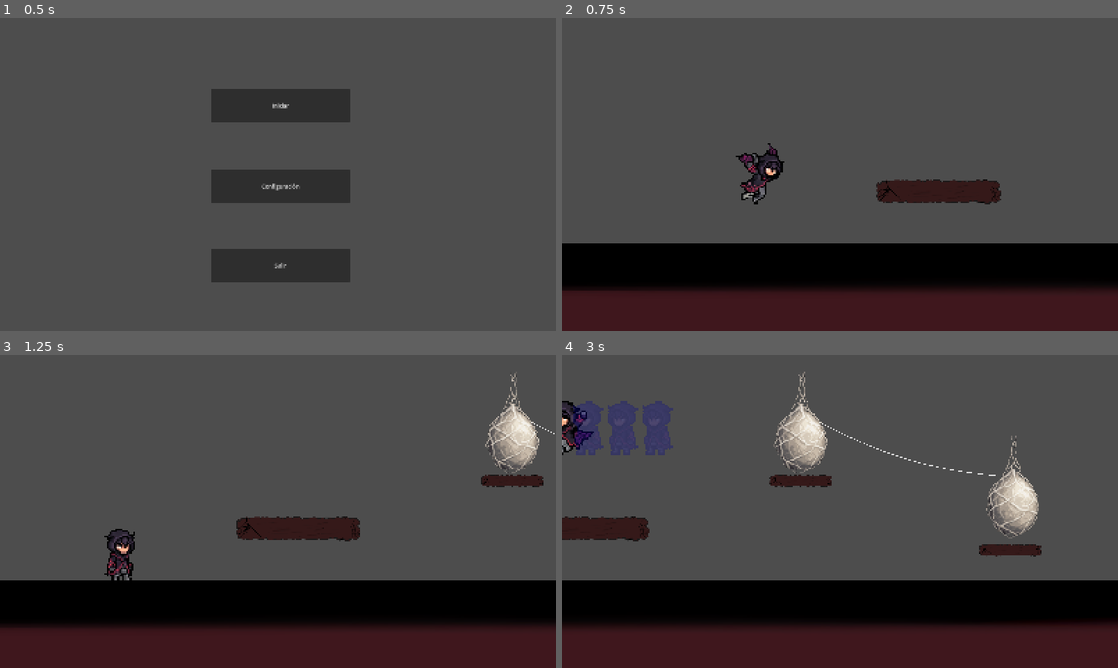
Above: before the commit, frames 1-4 (two rows, left to right).
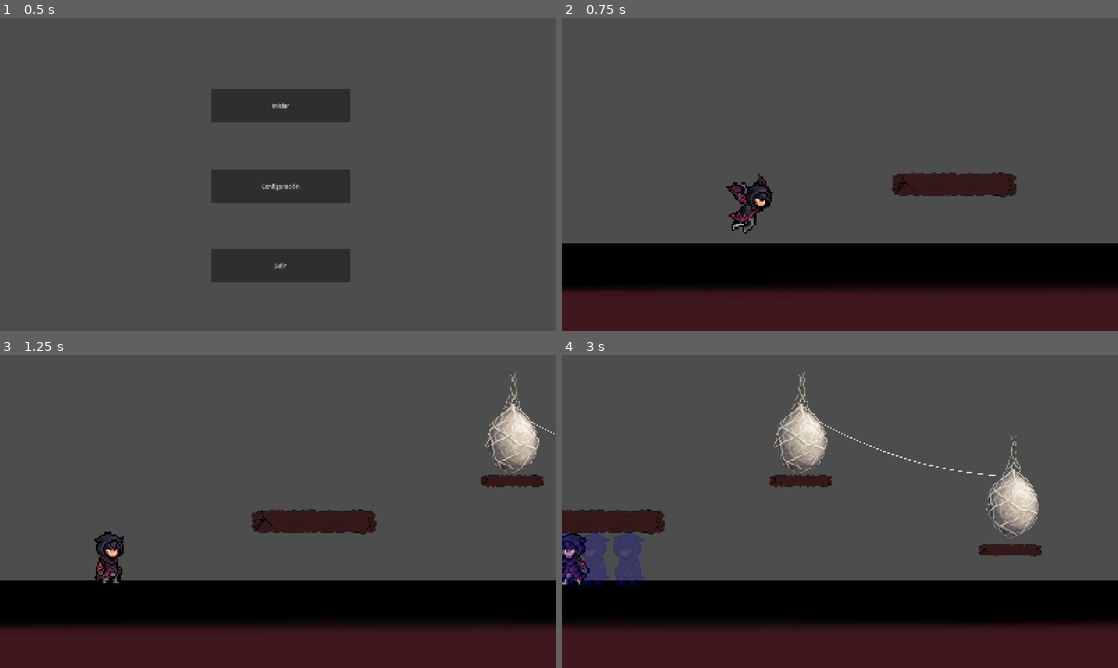
Above: after the commit, the same moments.

Repository: angiea13/FERIA-GAMER-2026-30
Game: Godot game, scene res://scenes/game.tscn
Two runs of this game, one before a commit and one after it. Both use one fixed random seed, a clock stepped at 60 frames per second and the inputs below.
Inputs:
- Up to frame 1 (0.5 s): no input
- Up to frame 2 (0.75 s): click "Iniciar" at 0.5 s
- Up to frame 3 (1.25 s): no input
- Up to frame 4 (3 s): hold D (move_right) 1.28-2.78 s; tap W (jump) at 1.35, 1.52, 1.82, 2.27, 2.3, 2.57 s; tap Z (atacar) at 2.1 s; hold A (move_left) from 2.78 s (still down); tap C (hacer_dash) at 2.85 s

Frame 1 is identical in both runs. In frame 2, 2.6% of the frame differs, in the area x 29-82%, y 40-69%; in frame 3, 2.2%; in frame 4, 3.0%, in the area x 0-20%, y 14-74%.

Commit message:
Se agrego Coyote time, deslizarse por paredes y saltar desde las paredes

Diff:
--- a/project.godot
+++ b/project.godot
@@ -63,6 +63,15 @@
 "events": [Object(InputEventKey,"resource_local_to_scene":false,"resource_name":"","device":-1,"window_id":0,"alt_press …(192 unchanged characters)…
 ]
 }
+"Guardar Partida"={
+"deadzone": 0.2,
+"events": [Object(InputEventKey,"resource_local_to_scene":false,"resource_name":"","device":-1,"window_id":0,"alt_pressed":false,"shift_pressed":false,"ctrl_pressed":false,"meta_pressed":false,"pressed":false,"keycode":0,"physical_keycode":4194336,"key_label":0,"unicode":0,"location":0,"echo":false,"script":null)
+]
+}
+"Cargar Partida"={
+"deadzone": 0.2,
+"events": []
+}
 
 [physics]
 
--- /dev/null
+++ b/scenes/Configuraciones.tscn
@@ -0,0 +1,3 @@
+[gd_scene format=3 uid="uid://cxjtkrcvqog7p"]
+
+[node name="Configuraciones" type="Node2D" unique_id=1502374827]
--- a/scenes/level_1.tscn
+++ b/scenes/level_1.tscn
@@ -16,11 +16,11 @@
 [node name="AutoScrollLevel" parent="." unique_id=413652132 instance=ExtResource("1_rus8k")]
 
 [node name="Plataforma" parent="." unique_id=2092135741 instance=ExtResource("2_5xbjy")]
-position = Vector2(358, -151)
+position = Vector2(403, -171)
 scale = Vector2(2, 2)
 
 [node name="Player" parent="." unique_id=1446005476 instance=ExtResource("3_4nkto")]
-position = Vector2(-155, -179)
+position = Vector2(-186, -103)
 scale = Vector2(0.5, 0.5)
 
 [node name="Plataforma2" parent="." unique_id=1661262514 instance=ExtResource("2_5xbjy")]
@@ -35,3 +35,7 @@
 
 [node name="Plataforma3" parent="." unique_id=337692069 instance=ExtResource("2_5xbjy")]
 position = Vector2(1577, -89)
+
+[node name="Plataforma4" parent="." unique_id=1519296238 instance=ExtResource("2_5xbjy")]
+position = Vector2(4430.0005, -319)
+scale = Vector2(20, 20)
--- a/scenes/player.tscn
+++ b/scenes/player.tscn
@@ -161,6 +161,7 @@
 
 [node name="AnimatedSprite2D" type="AnimatedSprite2D" parent="." unique_id=1069817929]
 material = SubResource("ShaderMaterial_8mdrf")
+position = Vector2(1, 21)
 sprite_frames = SubResource("SpriteFrames_uii18")
 animation = &"jump"
 autoplay = "idle"
@@ -177,4 +178,17 @@
 duracion = 0.18
 
 [node name="Armas" parent="." unique_id=759737048 instance=ExtResource("7_fjrip")]
-position = Vector2(55, 81.00001)
+position = Vector2(79, 37)
+
+[node name="Coyote" type="RayCast2D" parent="." unique_id=186597257]
+position = Vector2(-137, 6)
+target_position = Vector2(0, 157)
+
+[node name="Brincar" type="RayCast2D" parent="." unique_id=1753868723]
+position = Vector2(-1, 1)
+target_position = Vector2(104, 0)
+
+[node name="Deslizarse" type="RayCast2D" parent="." unique_id=923131484]
+position = Vector2(5, 0)
+rotation = 4.712389
+target_position = Vector2(7.0356793e-07, 59)
--- a/scripts/menu_principal.gd
+++ b/scripts/menu_principal.gd
@@ -14,7 +14,7 @@
 
 
 func _on_configuracion_pressed() -> void:
-	pass
+	get_tree().change_scene_to_file("res://scenes/Configuraciones.tscn")
 
 
 func _on_salir_pressed() -> void:
--- a/scripts/player.gd
+++ b/scripts/player.gd
@@ -1,16 +1,17 @@
 class_name Jugador
 extends CharacterBody2D
-
+#Variables externas
 @onready var sprite: AnimatedSprite2D = $AnimatedSprite2D
 @onready var arma: Node2D = $Armas
 @onready var anim_arma: AnimationPlayer = $Armas/AnimationPlayer
 @onready var hitbox_espada: CollisionShape2D=$Armas/CollisionShape2D
-const RADIO_CORTE=30.0
 #Atributos del personaje
 var vida=100
 #Moviento
 const SPEED = 500.0
 const JUMP_VELOCITY = -600.0
+#Ataque
+const RADIO_CORTE=30.0
 ##Telaranas
 var telarana_actual: Telarana = null
 ##Dash
@@ -49,6 +50,10 @@
 	# Gravedad
 	if not is_on_floor():
 		velocity += get_gravity() * delta
+	if Deslizarse():
+		velocity += get_gravity() * delta /4
+	if Jump_Slide() and Input.is_action_just_pressed("jump"):
+		velocity.y = JUMP_VELOCITY
 	# Teletransporte
 	if telarana_actual:
 		if Input.is_action_just_pressed("ir_siguiente"):
@@ -58,6 +63,8 @@
 
 	# Salto
 	if Input.is_action_just_pressed("jump") and is_on_floor():
+		velocity.y = JUMP_VELOCITY
+	if Input.is_action_just_pressed("jump") and Coyote():
 		velocity.y = JUMP_VELOCITY
 
 	# Movimiento horizontal
@@ -117,3 +124,11 @@
 	duplicado.pause()
 	await get_tree().create_timer(Time_Life_Dupli).timeout
 	duplicado.queue_free()
+func Coyote():
+
+
+	return $Coyote.is_colliding()
+func Deslizarse():
+	return $Deslizarse.is_colliding()
+func Jump_Slide():
+	return $Brincar.is_colliding()
